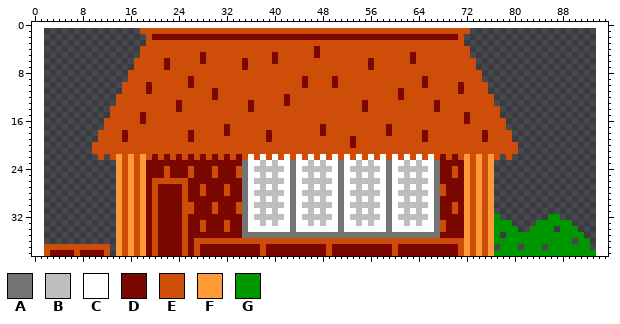
Edited in one commit: sprite sheet (chickader/debug/images/tk_house_01.png). Above, as it was before the edit.
The file is 92x38 pixels. The old version is drawn lined up with the new one, on the new canvas.
Palette (. is transparent): A #737573  B #bdbebd  C #ffffff  D #7b0800  E #ce4d08  F #ff9a39  G #009600
The same view after the edit:
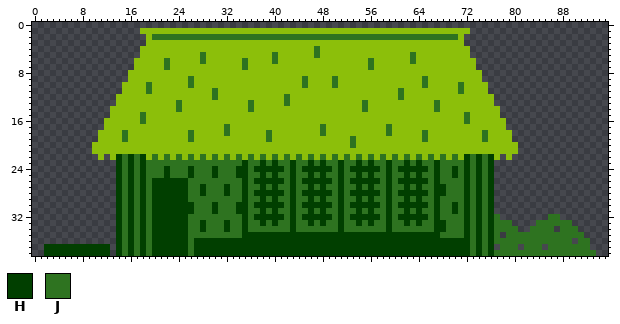
Colours new in this view: H #013f00  J #2e7320
Edits made:
canvas 92x38 -> 96x39, the old top-left corner now at 2,1
colour E: #ce4d08 -> #8cbf0a
Changed rows in their new state; - is a pixel that keeps its letter.
first column x 2:
 2 ------------------JJJJJJJJJJJJJJJJJJJJJJJJJJJJJJJJJJJJJJJJJJJJJJJJJJJ-----------------------
 4 ---------------------------------------------J----------------------------------------------
 5 --------------------------J-----------J------J---------------J------------------------------
 6 --------------------J-----J------J----J---------------J------J------------------------------
 7 --------------------J------------J--------------------J-------------------------------------
 9 ------------------------J------------------J----J--------------J----------------------------
10 -----------------J------J------------------J----J--------------J-----J----------------------
11 -----------------J----------J------------------------------J---------J----------------------
12 ----------------------------J-----------J------------------J--------------------------------
13 ----------------------J-----------J-----J------------J-----------J--------------------------
14 ----------------------J-----------J------------------J-----------J--------------------------
15 ----------------J-----------------------------------------------------J---------------------
16 ----------------J-----------------------------------------------------J---------------------
17 ------------------------------J---------------J----------J----------------------------------
18 -------------J----------J-----J------J--------J----------J-----J---------J------------------
19 -------------J----------J------------J-------------J-----------J---------J------------------
20 ---------------------------------------------------J----------------------------------------
22 ------------HJHJH-J-J-J-J-J-J-J-J-J-J-J-J-J-J-J-J-J-J-J-J-J-J-J-J-J-J-HJHJH-----------------
23 ------------HJHJHJJJJJJJJJJJJJJJJHJJHJHJJHJJHJHJJHJJHJHJJHJJHJHJJHJJJJHJHJH-----------------
24 ------------HJHJHJJJHJJJHJJJHJJJHHJHHHHHJHJHHHHHJHJHHHHHJHJHHHHHJHJJHJHJHJH-----------------
25 ------------HJHJHJJJHJJJHJJJHJJJHHJJHJHJJHJJHJHJJHJJHJHJJHJJHJHJJHJJHJHJHJH-----------------
26 ------------HJHJHJHHHHHHJJJJJJJJJHJHHHHHJHJHHHHHJHJHHHHHJHJHHHHHJHJJJJHJHJH-----------------
27 ------------HJHJHJHHHHHHJJHJJJHJJHJJHJHJJHJJHJHJJHJJHJHJJHJJHJHJJHHJJJHJHJH-----------------
28 ------------HJHJHJHHHHHHJJHJJJHJJHJHHHHHJHJHHHHHJHJHHHHHJHJHHHHHJHHJJJHJHJH-----------------
29 ------------HJHJHJHHHHHHJJJJJJJJJHJJHJHJJHJJHJHJJHJJHJHJJHJJHJHJJHJJJJHJHJH-----------------
30 ------------HJHJHJHHHHHHHJJJHJJJHHJHHHHHJHJHHHHHJHJHHHHHJHJHHHHHJHJJHJHJHJH-----------------
31 ------------HJHJHJHHHHHHHJJJHJJJHHJJHJHJJHJJHJHJJHJJHJHJJHJJHJHJJHJJHJHJHJH-----------------
32 ------------HJHJHJHHHHHHJJJJJJJJJHJHHHHHJHJHHHHHJHJHHHHHJHJHHHHHJHJJJJHJHJHJ--------JJ------
33 ------------HJHJHJHHHHHHJJHJJJHJJHJJHJHJJHJJHJHJJHJJHJHJJHJJHJHJJHHJJJHJHJHJJJ----JJJJJJ----
34 ------------HJHJHJHHHHHHJJHJJJHJJHJJJJJJJHJJJJJJJHJJJJJJJHJJJJJJJHHJJJHJHJHJJJJ--JJJJ-JJJ---
35 ------------HJHJHJHHHHHHJJJJJJJJJHHHHHHHHHHHHHHHHHHHHHHHHHHHHHHHHHJJJJHJHJHJ-JJJJJJJJJJJJJ--
36 ------------HJHJHJHHHHHHJHHHHHHHHHHHHHHHHHHHHHHHHHHHHHHHHHHHHHHHHHHHHHHJHJHJJJJJJJJJJJJJ-JJ-
37 HHHHHHHHHHH-HJHJHJHHHHHHJHHHHHHHHHHHHHHHHHHHHHHHHHHHHHHHHHHHHHHHHHHHHHHJHJH-JJJ-JJJ-JJJJJJJ-
38 HHHHHHHHHHH-HJHJHJHHHHHHJHHHHHHHHHHHHHHHHHHHHHHHHHHHHHHHHHHHHHHHHHHHHHHJHJHJJJJJJJJJJJJJJJJJ
